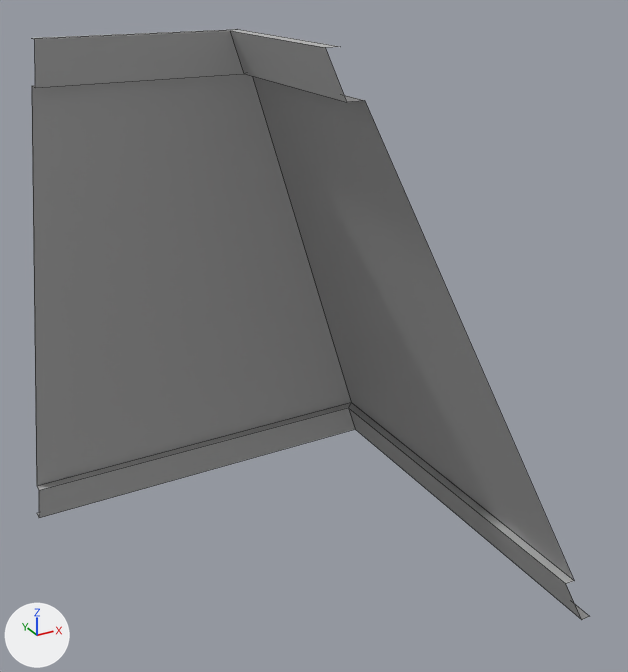
A saved change to the FBX model Assets/_Assets/Assets_SkyTemple/SkyTemple_Kitset/TempleInterior_Kitset/sm_TempleInterior_InnerCorner.fbx.
Before and after are seen from a 50 mm lens placed at (-0.86, -6.09, 4.1), pointed at (1.7, -1.43, 1.76). Lighting does not change. The marker at lower left points along +X, +Y and +Z. Mesh edges are drawn as thin lines. Where no turn or scale is listed for an object, it has been applied to the vertices.

The scene before the commit, as lines of its bpy script (objects in view):
```python
me_mesh = bpy.data.meshes.new('Mesh')
me_mesh.from_pydata(...)  # 24 vertices, 14 faces; spans x 0.0..3.0, y -2.92..0.08, z 0.0..3.75
me_mesh.materials.append(mat_lambert1)  # grey #bcbcbc
# before: 0 (3.0, 0.08, 0.0), 1 (0.0, 0.08, 0.0) at pixel (36, 513), 2 (3.0, -2.92, 0.0) at pixel (589, 616), 20 (0.0, 0.01, 0.0) at pixel (38, 517), 21 (2.93, 0.01, 0.0) at pixel (355, 429)
# before: 22 (2.93, -2.92, 0.0) at pixel (581, 619), 23 (2.73, -2.92, 0.38) at pixel (565, 583)
# before: 3 (0.0, -1.91, 3.75) at pixel (31, 38), 4 (1.0, -1.91, 3.75) at pixel (237, 29), 5 (1.0, -2.92, 3.75) at pixel (340, 46), 14 (0.93, -1.99, 3.75) at pixel (230, 30), 15 (0.0, -1.99, 3.75) at pixel (34, 39)
# before: 16 (0.93, -2.92, 3.75) at pixel (325, 47), 17 (1.03, -2.92, 3.54) at pixel (346, 102)
ob_sm_templeinterior_innercorner = bpy.data.objects.new('sm_TempleInterior_InnerCorner', me_mesh)
ob_sm_templeinterior_innercorner.location = (0.0, -0.01, 0.0)
```
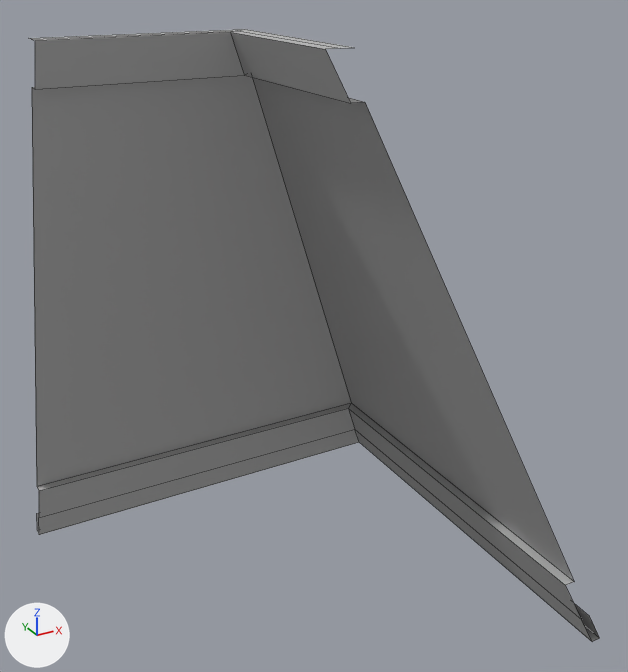
Where the newer file only moved an object's origin or applied its transform, the numbers keep the older frame.

Changed parts and their boxes [x1, y1, x2, y2] in the pictures (628 x 672 px):
'sm_TempleInterior_InnerCorner', reshaped: before [32, 29, 589, 620]; after [29, 29, 599, 642]
part 1 of me_mesh, built on: before [37, 403, 589, 620]; after [37, 403, 599, 642]
part 2 of me_mesh, built on: before [33, 29, 364, 102]; after [29, 29, 363, 103]

Diff of the bpy script that builds the scene:
```diff
--- a/Assets/_Assets/Assets_SkyTemple/SkyTemple_Kitset/TempleInterior_Kitset/sm_TempleInterior_InnerCorner.fbx.py
+++ b/Assets/_Assets/Assets_SkyTemple/SkyTemple_Kitset/TempleInterior_Kitset/sm_TempleInterior_InnerCorner.fbx.py
@@ me_mesh @@
 me_mesh.from_pydata(...)  # 24 vertices, 14 faces; spans x 0.0..3.0, y -2.92..0.08, z 0.0..3.75
 # used by ob_sm_templeinterior_innercorner; location = (0.0, -0.01, 0.0)
 # verts and faces of me_mesh; kept vertices keep their numbers, new ones are numbered from 24
+# me_mesh part 1
+delete_faces([(0, 21, 20, 1), (0, 2, 22, 21)])
+verts[23] = (2.72, -2.92, 0.37)  # moved, pixel (565, 585)
+verts[24] = (0.0, 0.22, -0.25)  # pixel (37, 530)
+verts[25] = (3.14, -2.92, -0.25)  # pixel (599, 638)
+verts[28] = (3.14, 0.22, -0.25)
+verts[29] = (3.06, 0.15, -0.25)  # pixel (359, 442)
+verts[30] = (0.0, 0.15, -0.25)  # pixel (39, 534)
+verts[31] = (3.06, -2.92, -0.25)  # pixel (592, 641)
+faces += [(24, 28, 29, 30), (25, 31, 29, 28), (20, 30, 29, 21), (21, 29, 31, 22), (0, 28, 24, 1), (0, 2, 25, 28)]
+# me_mesh part 2
+delete_vertices([3, 4])  # with the faces that use them
+verts[17] = (1.05, -2.92, 3.53)  # moved, pixel (350, 103)
+verts[26] = (0.0, -1.92, 3.75)  # pixel (31, 39)
+verts[27] = (1.0, -1.92, 3.75)  # pixel (237, 30)
+verts[32] = (0.0, -1.85, 3.75)  # pixel (28, 38)
+verts[33] = (1.07, -1.85, 3.75)  # pixel (244, 29)
+verts[34] = (1.07, -2.92, 3.75)  # pixel (354, 47)
+faces += [(14, 27, 26, 15), (5, 27, 14, 16), (26, 27, 33, 32), (5, 34, 33, 27)]
 me_mesh.materials.append(mat_lambert1)
```
